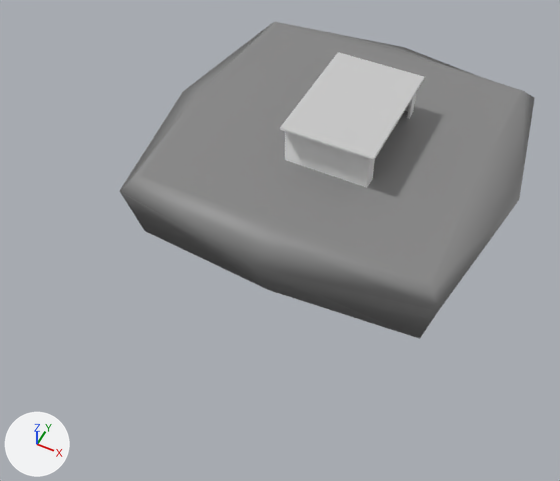
The Blender file Project/Geometry/Maps/01_VFX_Zoo.blend as it was, and as the next commit left it.
Both versions are drawn from a camera (50 mm lens) standing at (33.3, -87.6, 78.7) and looking at (-1.5, -17.9, -8.3). Lighting does not change. The marker at lower left points along +X, +Y and +Z. Objects named as collision shapes, trigger or cutter boxes, shadow casters or lower levels of detail are left out.
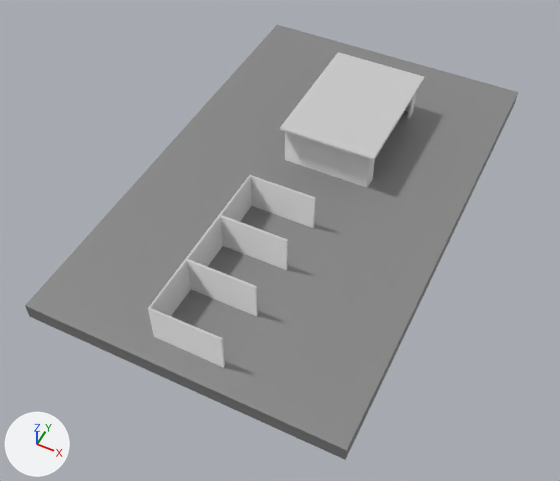
Location of each change, [x1, y1, x2, y2] in pixels of the pictures (560 x 481 px):
'SM_Ground', added: after [25, 25, 518, 460]
    faces in mat_ground (grey #878787): [25, 25, 518, 460]
    faces in mat_walls: [148, 175, 315, 368]
'Cube', deleted: before [120, 22, 535, 339]

What the commit changed:
Mesh me_cube_1 is new.
It has 48 vertices, 40 faces and spans x -22.1..22.1, y -48.8..22.1, z -2.4..5.7.
Faces by material slot: [34, 6].
It uses material mat_walls.
It uses material mat_ground (grey #878787).
Object 'Cube' (ob_cube) is deleted.
Object 'SM_Ground' (ob_sm_ground) is new; it shows me_cube_1.
Its location is (0.0, 0.0, 0.0).
